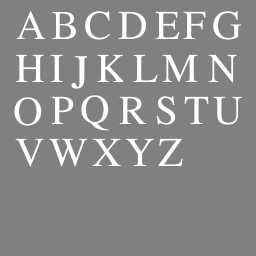
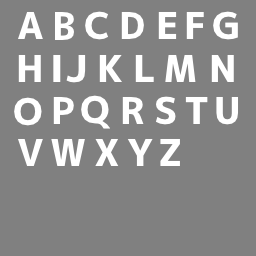
Layered file, before and after one edit (256×256). Changes by layer:
painted on "Z" over [158,138,183,166]
painted on "Y" over [125,138,154,166]
painted on "X" over [92,138,121,166]
painted on "W" over [49,138,88,167]
painted on "V" over [15,138,44,167]
painted on "U" over [213,96,242,125]
painted on "T" over [184,96,209,124]
painted on "R" over [119,96,146,124]
painted on "Q" over [81,95,110,131]
painted on "P" over [51,96,74,124]
painted on "O" over [14,97,42,126]
painted on "N" over [208,54,237,83]
painted on "M" over [162,54,198,82]
painted on "L" over [133,54,158,82]
painted on "K" over [97,54,123,82]
painted on "J" over [66,55,87,89]
painted on "H" over [15,54,44,82]
painted on "G" over [213,11,242,40]
painted on "F" over [183,11,206,39]
painted on "E" over [155,11,180,39]
painted on "D" over [118,11,147,39]
painted on "C" over [85,11,110,40]
painted on "B" over [52,12,76,40]
painted on "A" over [16,11,45,39]
…and 2 more changes (2 painted)
